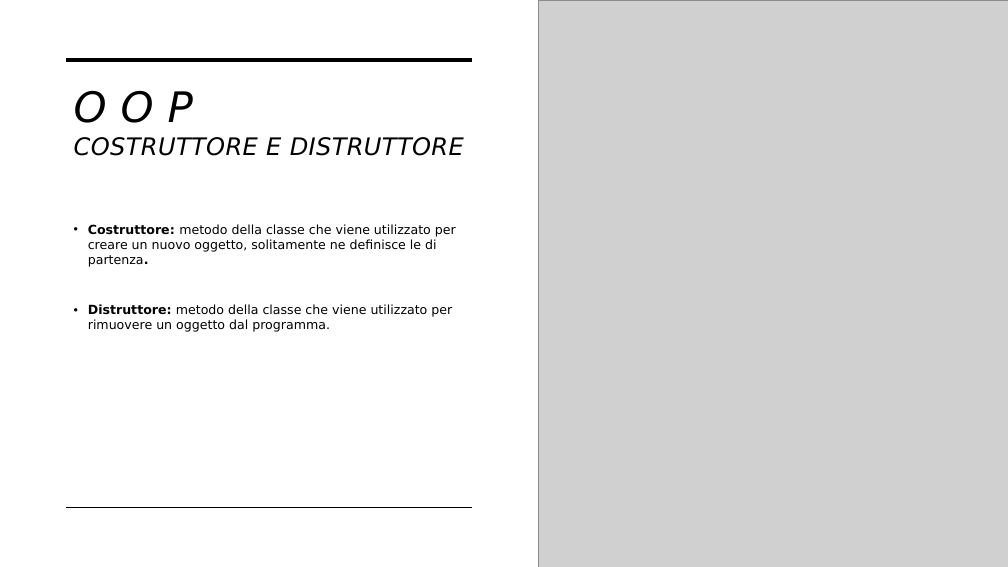
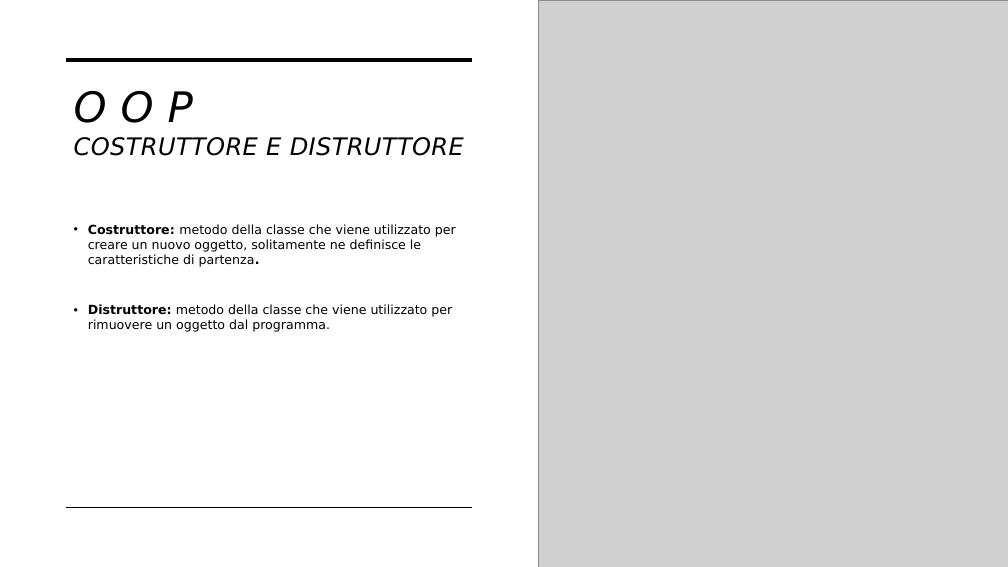
Before and after one commit to ViniciusJMoreira/corso-ifts, a slide deck: slide 76 of IFTS_Fondamenti_di_Programmazione_e_ingegnieria_del_software.pptx (slide 62 before the commit). Drawn at 1008x567 pixels with LibreOffice and Linux fonts; fonts in the diff are those of the drawing; grey boxes stand for pictures. Boxes give left, top, right and bottom in pixels: in the first picture for what was removed or moved away, otherwise in the second. Text is boxed around its words. In the diff, an @@ line names an element or a change of style, - is before the commit and + after.

```diff
--- a/IFTS_Fondamenti_di_Programmazione_e_ingegnieria_del_software.pptx
+++ b/IFTS_Fondamenti_di_Programmazione_e_ingegnieria_del_software.pptx
@@ text at (88, 224, 456, 267): text changed @@
-• Costruttore: metodo della classe che viene utilizzato per creare un nuovo oggetto, solitamente ne definisce le di partenza.
+• Costruttore: metodo della classe che viene utilizzato per creare un nuovo oggetto, solitamente ne definisce le caratteristiche di partenza.
```
Also in this commit, not shown: 33 other slides changed, 19 slides added, 11 other files.
